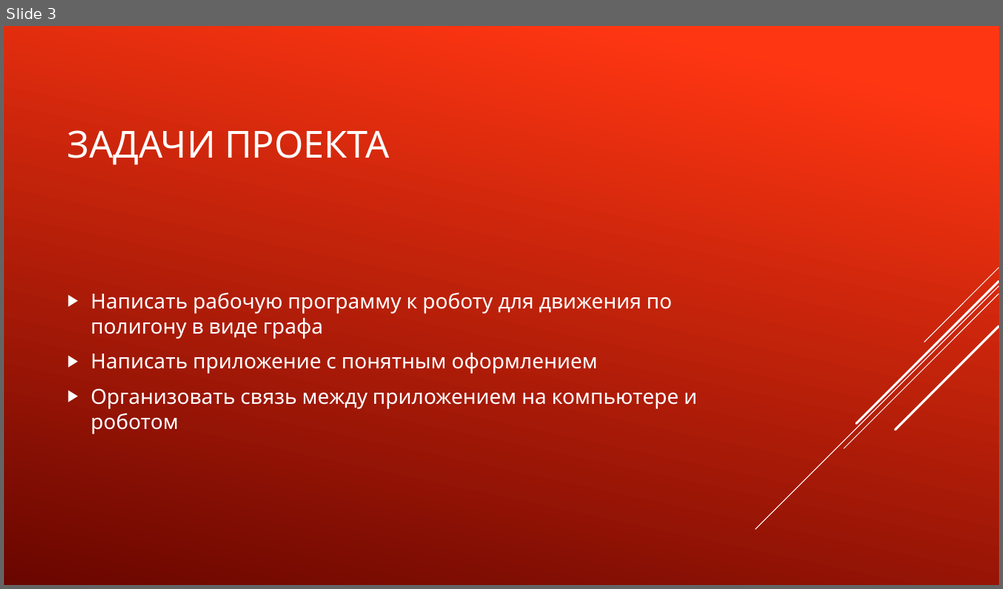
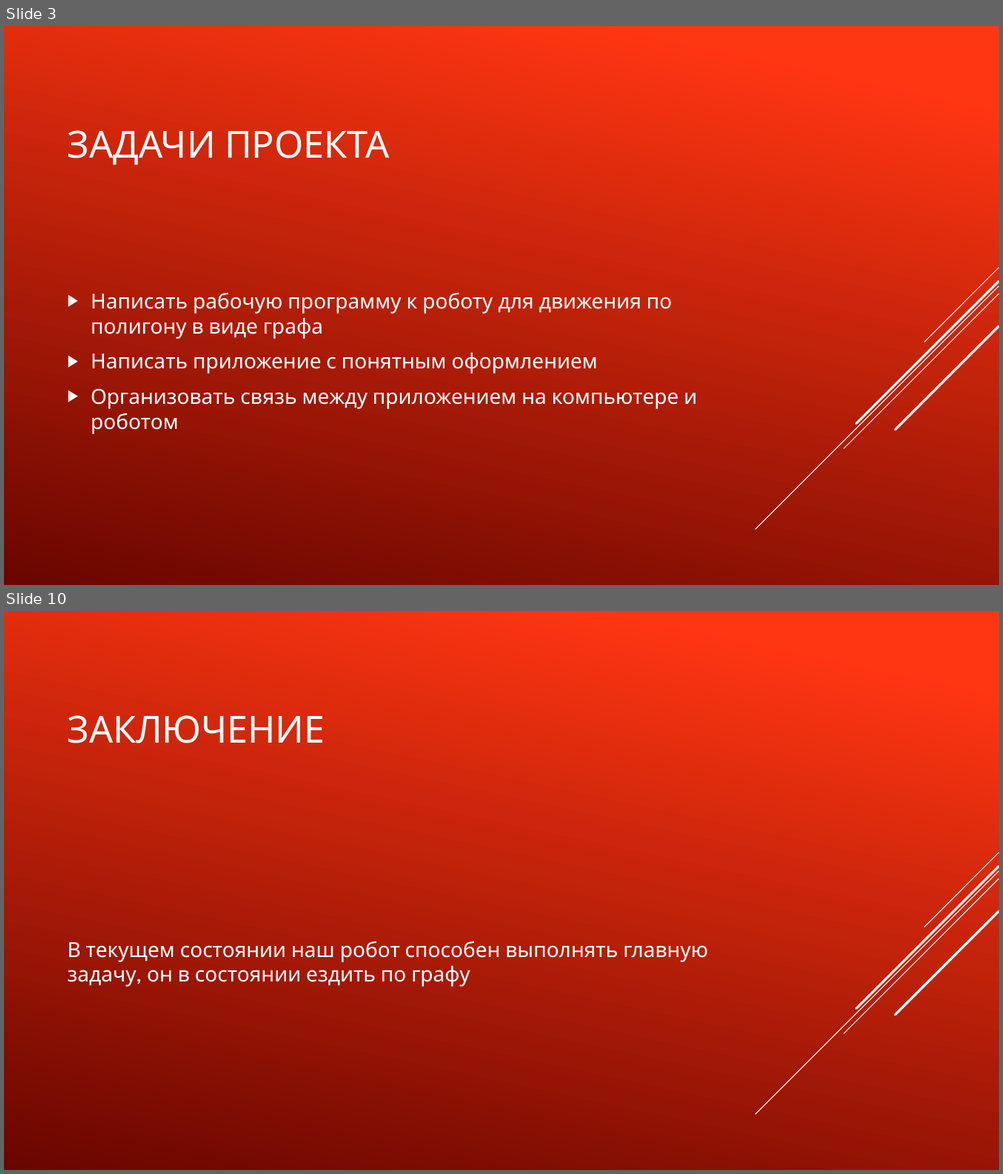
Before and after one commit to TransoChel/ProjectRobotLogistic, a slide deck: Проект «Робот-логист».pptx. Shown one above the other, each under a label of ours: slide 3 before the commit, slides 3 and 10 after it; the slides between them are not shown. The pictures are 1003x589 and 1003x1174 pixels, drawn with LibreOffice and Linux fonts; fonts in the diff are those of the drawing. Boxes give left, top, right and bottom in pixels: in the first picture for what was removed or moved away, otherwise in the second. Text is boxed around its words. In the diff, an @@ line names an element or a change of style, - is before the commit and + after.

```diff
--- a/Проект «Робот-логист».pptx
+++ b/Проект «Робот-логист».pptx
@@ slide 10 added at [4,611,999,1170], background gradient #FF3712 to #6A0600; not listed: 5 template elements that a slide beside it also shows @@
@@ title added at [68,715,325,743], 36 pt, text #FFFFFF @@
+ЗАКЛЮЧЕНИЕ
@@ text added at [68,941,708,987], 20 pt, text #FFFFFF @@
+В текущем состоянии наш робот способен выполнять главную задачу, он в состоянии ездить по графу
```
Also in this commit, not shown: 3 slides changed, 4 other slides added, 1 slide removed, 5 other files.
